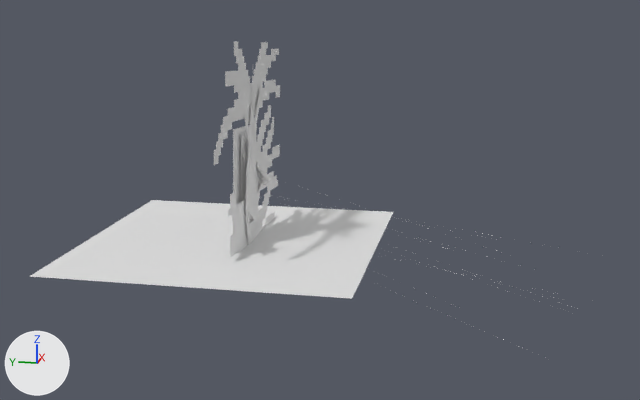
Before and after pictures for a commit that changed the Blender file Tear/Source/Tear_Kit.blend.
Before and after are seen from a 50 mm lens placed at (-6288.0, -1783.0, 1923.0), pointed at (-72.0, -540.0, 369.0). The axes (+X, +Y, +Z) are drawn at lower left. The lights are the same throughout. The older version comes first.

Names of what the first picture shows: 'Tear_CloudGlow', 'Tear_Halo', 'Tear_Lens', 'Tear_SkyFolds' and 5 more.
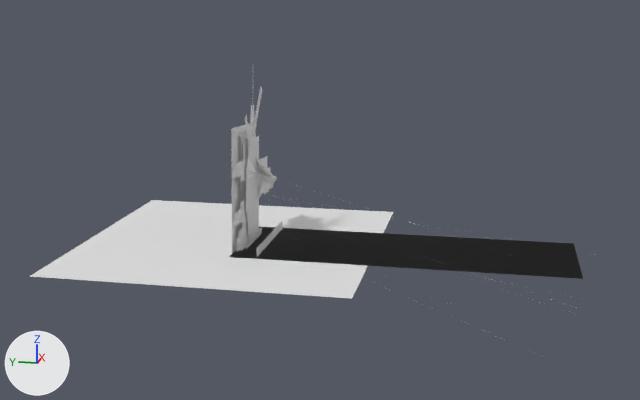
Not visible in the pictures: 'Tear_Rip_Twig_1', 'Tear_Rip_Twig_2', 'Tear_Fibres'.

Where the change shows, as pixel boxes [x1, y1, x2, y2] in the pictures (640 x 400 px):
'Tear_LightLane', added: after [229, 227, 583, 279]
'Tear_SkyFolds', reshaped: before [214, 41, 280, 257]; after [232, 156, 271, 252]
'Tear_FootSkyline', added: after [257, 221, 282, 257]
'Tear_FootSkylineIn', added: after [246, 232, 262, 249]
part 1 of me_tear_skyfolds, cut back: before [214, 41, 280, 257]; after [232, 159, 271, 235]

The change, as a list of edits to the scene's bpy script:
```text
Add mat_tear_lightlane:
    mat_tear_lightlane = principled_material('Tear_LightLane')
    mat_tear_lightlane.base_color = (0.8, 0.8, 0.8)  # white #e7e7e7
Add mat_tear_footskylinein:
    mat_tear_footskylinein = principled_material('Tear_FootSkylineIn')
    mat_tear_footskylinein.base_color = (0.8, 0.8, 0.8)  # white #e7e7e7
Change me_tear_skyfolds:
    used by ob_tear_skyfolds; parent = ob_tear_root; location = (0.0, 0.0, 0.0)
    remove me_tear_skyfolds.from_pydata(...)  # 1292 vertices, 497 faces; spans x -908.0..1002.0, y 12.0, z -212.0..1559.0
    add me_tear_skyfolds.from_pydata(...)  # 1292 vertices, 128 faces; spans x -908.0..1002.0, y 12.0, z -212.0..1559.0
    me_tear_skyfolds part 1
    393 faces are deleted
    24 new faces join them
Add me_tear_lightlane:
    me_tear_lightlane.from_pydata(...)  # 16 vertices, 7 faces; spans x -421.0..419.0, y -2400.0..60.0, z 1.0
    me_tear_lightlane.materials.append(mat_tear_lightlane)  # white #e7e7e7
Add me_tear_footskylinein:
    me_tear_footskylinein.from_pydata([(-226.0, -11.0, -14.0), (224.0, -11.0, -14.0), (224.0, -11.0, 25.0), (-226.0, -11.0, 25.0)], [], [(0, 1, 2, 3)])
    me_tear_footskylinein.materials.append(mat_tear_footskylinein)  # white #e7e7e7
Add me_tear_footskyline:
    me_tear_footskyline.from_pydata([(-391.0, -140.0, -39.0), (389.0, -140.0, -39.0), (389.0, -140.0, 70.0), (-391.0, -140.0, 70.0)], [], [(0, 1, 2, 3)])
    me_tear_footskyline.materials.append(mat_tear_fibres)  # white #e7e7e7
Remove ob_tear_rip_twig_1:
    ob_tear_rip_twig_1 = bpy.data.objects.new('Tear_Rip_Twig_1', me_tear_rip_twig_1)
    ob_tear_rip_twig_1.parent = ob_tear_root
    ob_tear_rip_twig_1.location = (0.0, 0.0, 0.0)
Remove ob_tear_rip_twig_2:
    ob_tear_rip_twig_2 = bpy.data.objects.new('Tear_Rip_Twig_2', me_tear_rip_twig_2)
    ob_tear_rip_twig_2.parent = ob_tear_root
    ob_tear_rip_twig_2.location = (0.0, 0.0, 0.0)
Remove ob_tear_fibres:
    ob_tear_fibres = bpy.data.objects.new('Tear_Fibres', me_tear_fibres)
    ob_tear_fibres.parent = ob_tear_root
    ob_tear_fibres.location = (0.0, 0.0, 0.0)
Add ob_tear_lightlane:
    ob_tear_lightlane = bpy.data.objects.new('Tear_LightLane', me_tear_lightlane)
    ob_tear_lightlane.parent = ob_tear_root
    ob_tear_lightlane.location = (0.0, 0.0, 0.0)
Add ob_tear_footskylinein:
    ob_tear_footskylinein = bpy.data.objects.new('Tear_FootSkylineIn', me_tear_footskylinein)
    ob_tear_footskylinein.parent = ob_tear_root
    ob_tear_footskylinein.location = (0.0, 0.0, 0.0)
Add ob_tear_footskyline:
    ob_tear_footskyline = bpy.data.objects.new('Tear_FootSkyline', me_tear_footskyline)
    ob_tear_footskyline.parent = ob_tear_root
    ob_tear_footskyline.location = (0.0, 0.0, 0.0)
```
